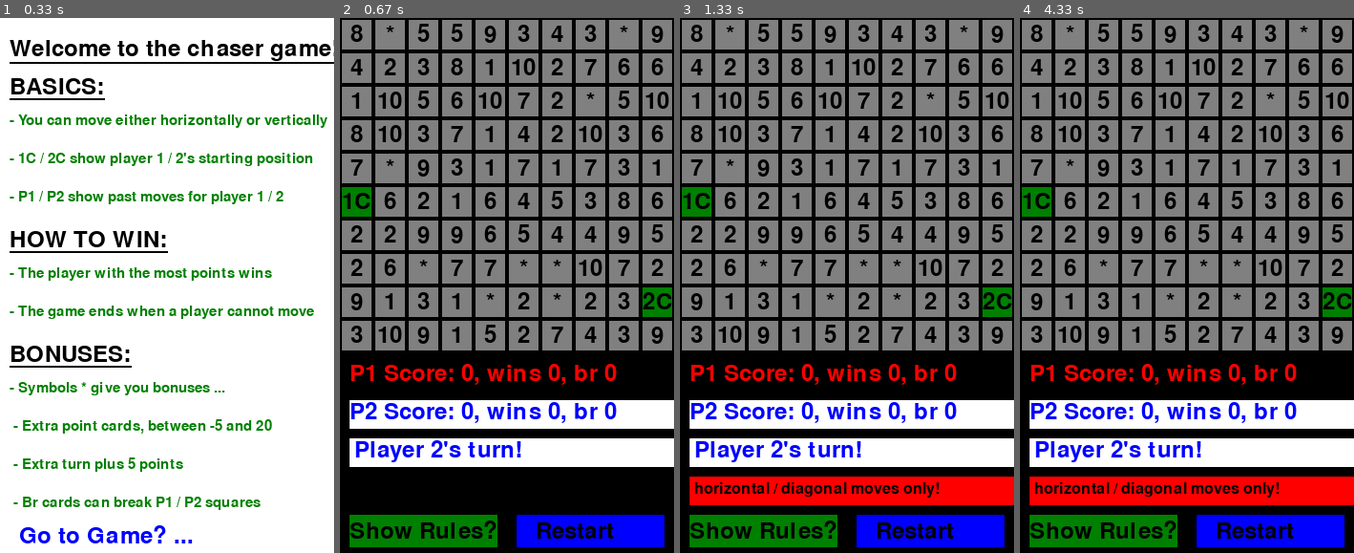
Above: before the commit, frames 1-4 (left to right).
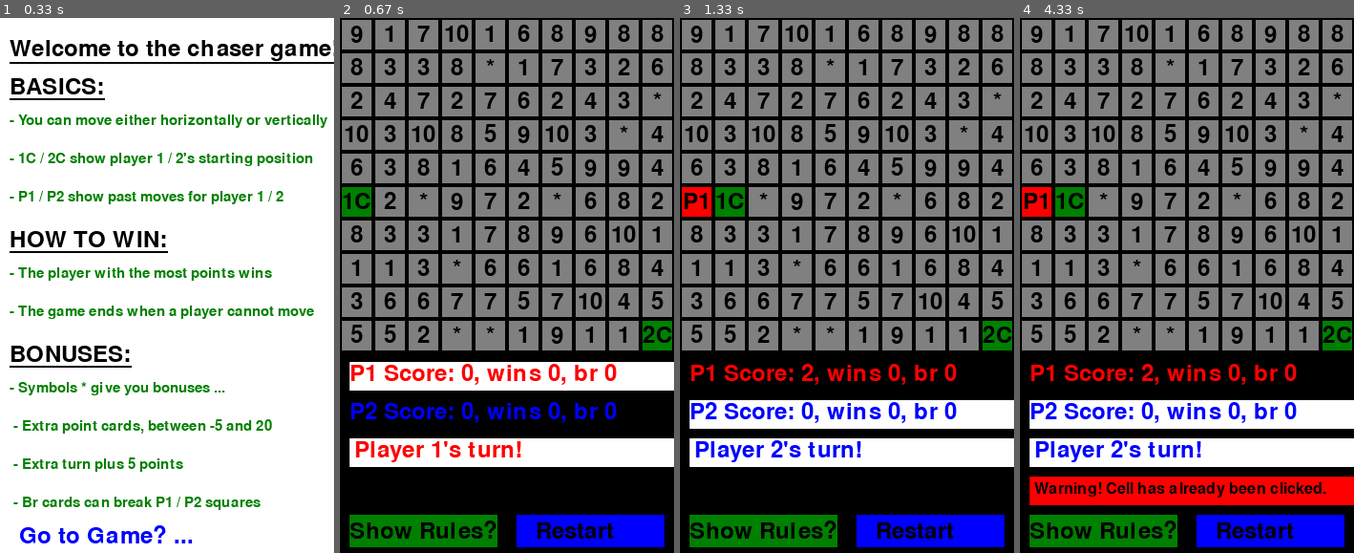
Above: after the commit, the same moments.

Repository: wells1989/Chaser-PyGame
Game: pygame game, started from main.py
Same seed, same stepped clock (60 frames per second), same inputs: the game is played once before the commit and once after it.
Inputs (mouse positions are in pixels of both pictures, inside the frame that each line leads up to):
- Up to frame 1 (0.33 s): no input
- Up to frame 2 (0.67 s): click (463, 536) at 0.38 s
- Up to frame 3 (1.33 s): click (850, 322) at 0.88 s; click (743, 205) at 1.22 s
- Up to frame 4 (4.33 s): click (1310, 472) at 1.55 s; click (1193, 103) at 1.88 s; click (1170, 424) at 2.22 s; click (1176, 194) at 2.55 s; click (1303, 424) at 3.38 s; click (1290, 274) at 3.72 s; click (1083, 215) at 4.05 s

Frame 1 is identical in both runs. In frame 2, 18% of the frame differs, in the area x 1-100%, y 1-84%; in frame 3, 14%; in frame 4, 9.9%.

Commit message:
screen title updates

Diff:
--- a/main.py
+++ b/main.py
@@ -10,25 +10,21 @@
 
 ## key variable generation
 pygame.init()
+sounds = {name: pygame.mixer.Sound(os.path.join(effects_directory, path)) for name, path in sound_files.items()}
+sounds['welcome'].play()
+display_rules_popup()
+welcome = False
 grid_size, cell_size, window_size, grid, window, player1_score, player2_score, player1_break_cards, player2_break_cards …(188 unchanged characters)…
 
-sounds = {name: pygame.mixer.Sound(os.path.join(effects_directory, path)) for name, path in sound_files.items()}
 player1_wins = 0
 player2_wins = 0
-welcome = True
 
 ## Game Loop
 while running:
     for event in pygame.event.get():
-        if welcome:
-            sounds['welcome'].play()
-            display_rules_popup()
-            welcome = False
-            continue
 
         # Game round variables
         used_break, extra_turn = generate_round_variables()
-
 
         if event.type == pygame.QUIT:
             running = False
--- a/utils/generating_variables.py
+++ b/utils/generating_variables.py
@@ -40,7 +40,7 @@
     cell_size = 35
     window_size = (grid_size * cell_size, grid_size * cell_size + 210)  # defines width then height of window, Increased height for the scores
     window = pygame.display.set_mode(window_size)
-    pygame.display.set_caption("Grid Game")
+    pygame.display.set_caption("Chaser Game")
 
     return grid_size, cell_size, window_size, window
 
@@ -155,4 +155,5 @@
             elif event.type == pygame.MOUSEBUTTONDOWN and event.button == 1:
                 return_to_game_button = pygame.Rect(30, 530, 200, 300)
                 if return_to_game_button.collidepoint(event.pos):
+                    pygame.display.set_caption("Chaser Game")
                     waiting_for_input = False
